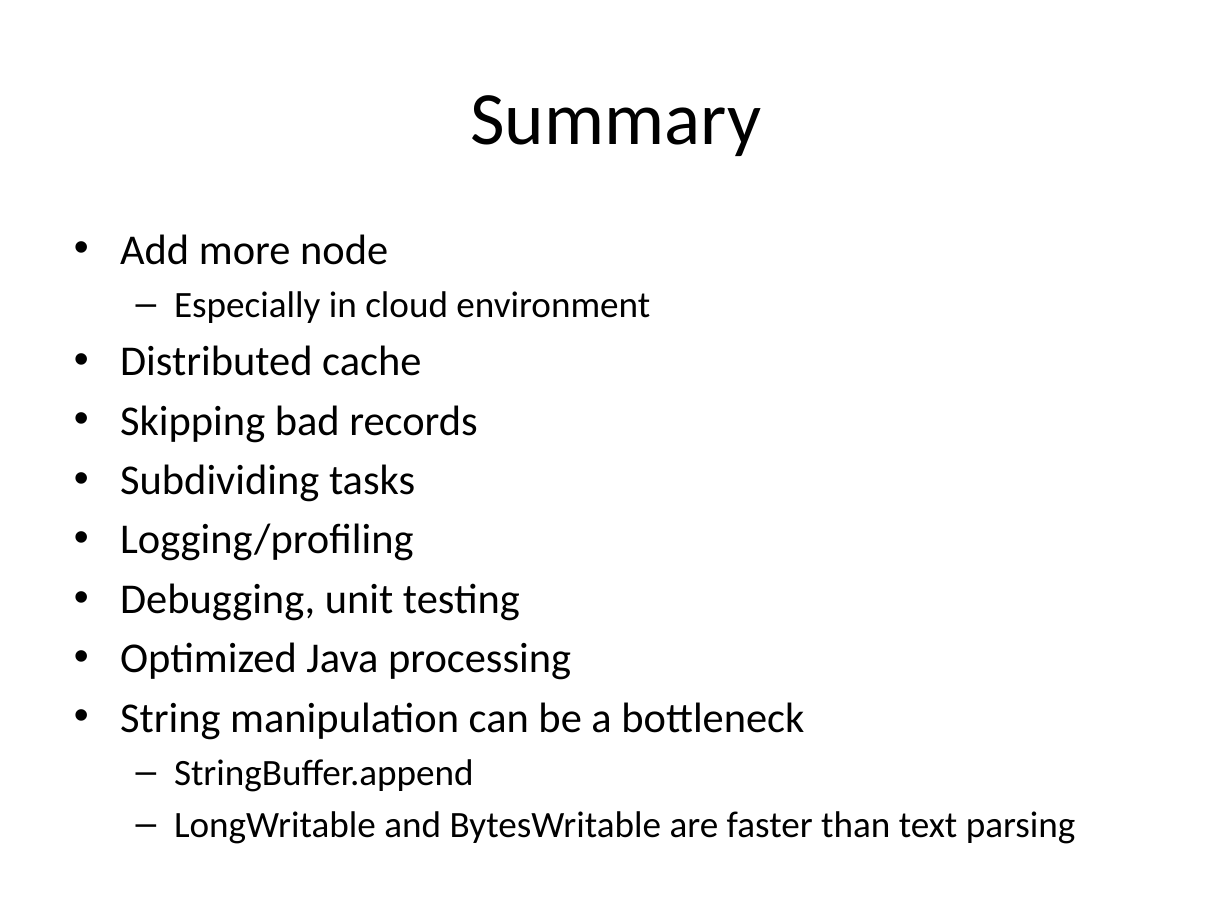
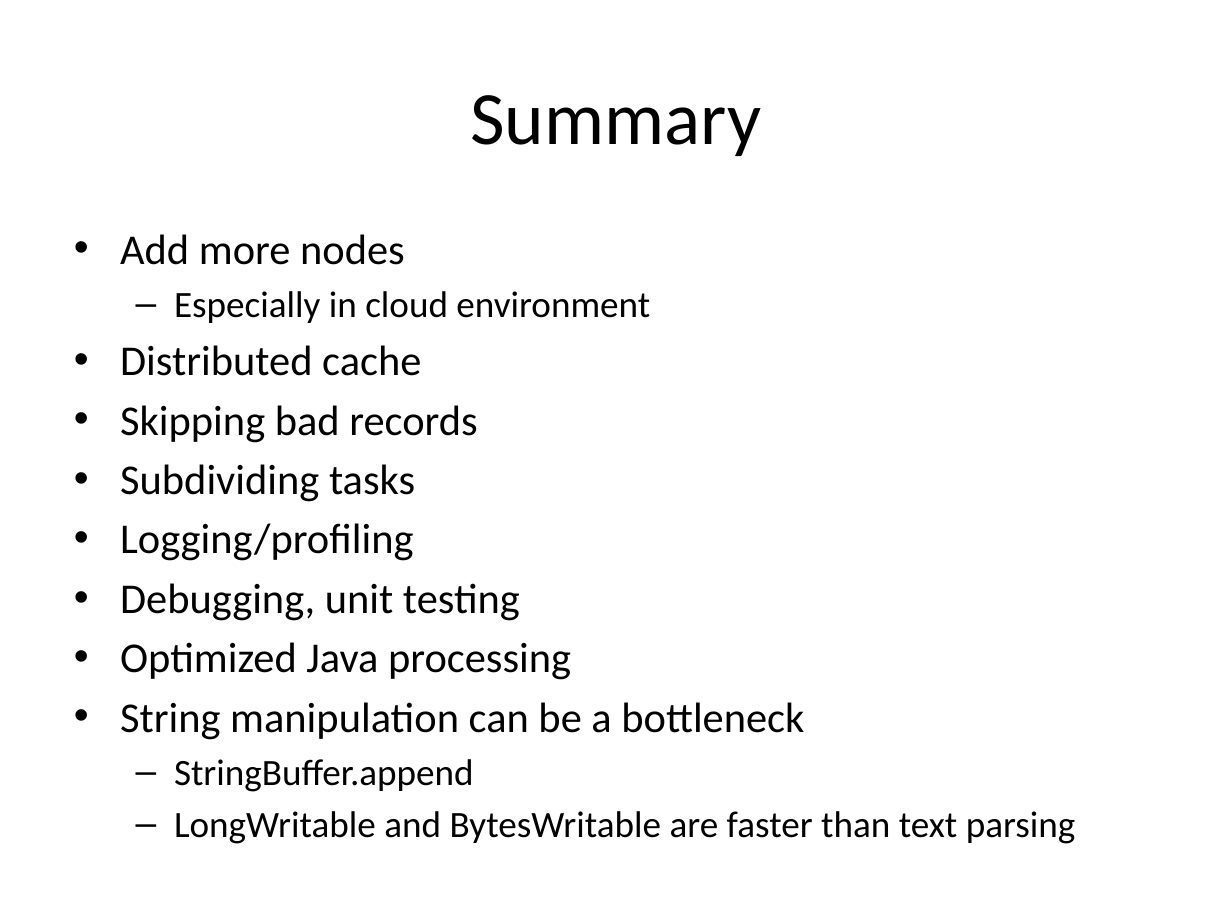
Before and after one commit to jayurbain/HadoopIntro, a slide deck: slide 10 of Tuning MapReduce.pptx. Drawn at 1232x924 pixels with LibreOffice and Linux fonts; fonts in the diff are those of the drawing. Boxes give left, top, right and bottom in pixels: in the first picture for what was removed or moved away, otherwise in the second. Text is boxed around its words. In the diff, an @@ line names an element or a change of style, - is before the commit and + after.

```diff
--- a/Tuning MapReduce.pptx
+++ b/Tuning MapReduce.pptx
@@ text at bbox=[120, 234, 405, 265]: text changed @@
-• Add more node
+• Add more nodes
```
Also in this commit, not shown: 2 other slides changed.
